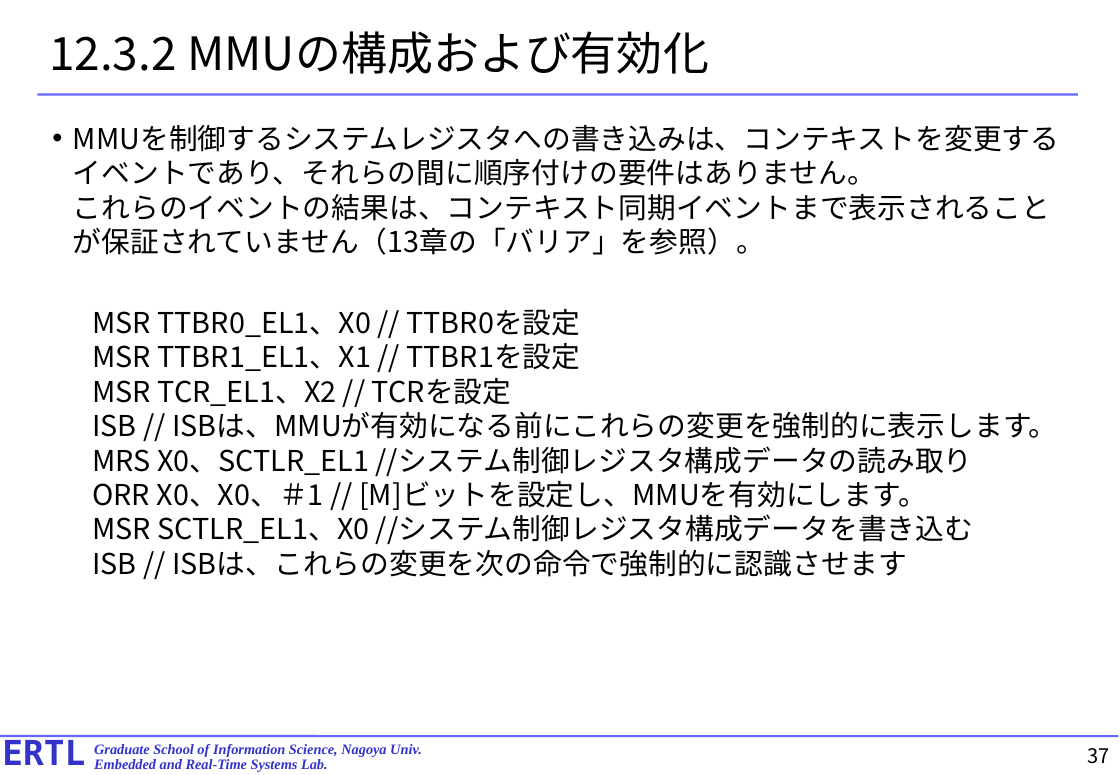
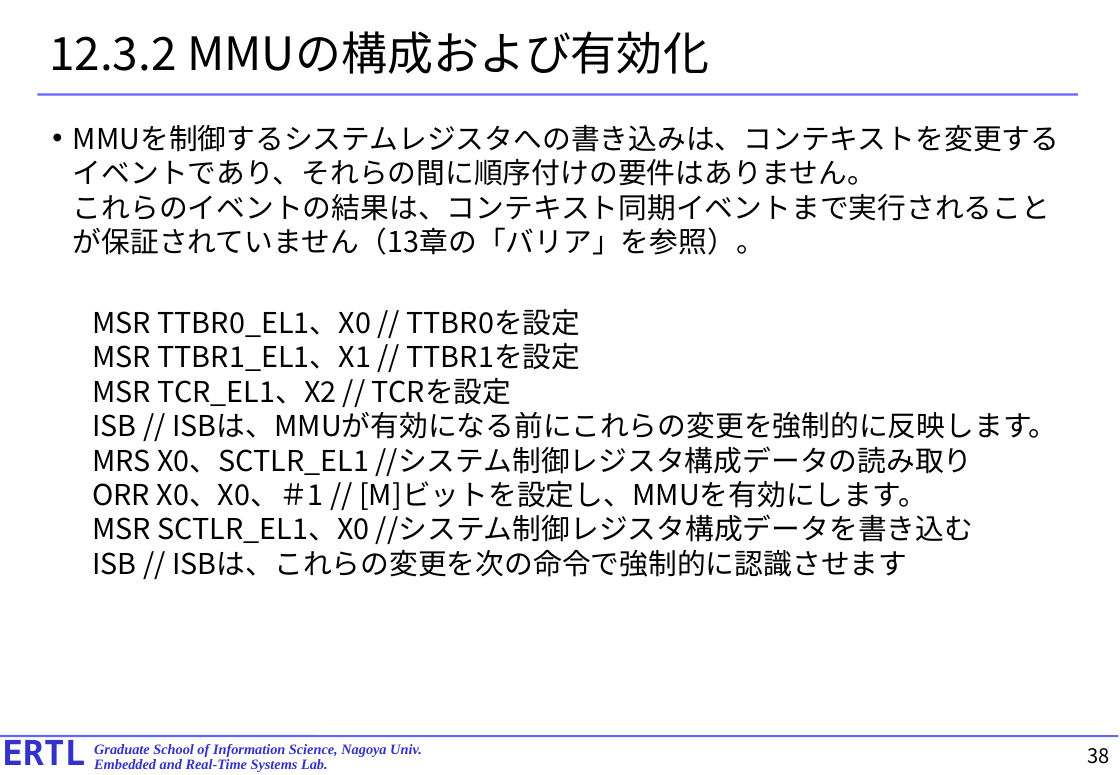
Before and after one commit to exshonda/arm64_basic, a slide deck: slide 38 of text/10.chapter12.pptx (slide 37 before the commit). Drawn at 1120x775 pixels with LibreOffice and Linux fonts; fonts in the diff are those of the drawing. Boxes give left, top, right and bottom in pixels: in the first picture for what was removed or moved away, otherwise in the second. Text is boxed around its words. In the diff, an @@ line names an element or a change of style, - is before the commit and + after.

```diff
--- a/text/10.chapter12.pptx
+++ b/text/10.chapter12.pptx
@@ text at (73, 124, 1059, 577): text changed @@
-• MMUを制御するシステムレジスタへの書き込みは、コンテキストを変更するイベントであり、それらの間に順序付けの要件はありません。
-  これらのイベントの結果は、コンテキスト同期イベントまで表示されることが保証されていません（13章の「バリア」を参照）。
-  MSR TTBR0_EL1、X0 // TTBR0を設定
-  MSR TTBR1_EL1、X1 // TTBR1を設定
-  MSR TCR_EL1、X2 // TCRを設定
-  ISB // ISBは、MMUが有効になる前にこれらの変更を強制的に表示します。
-  MRS X0、SCTLR_EL1 //システム制御レジスタ構成データの読み取り
-  ORR X0、X0、＃1 // [M]ビットを設定し、MMUを有効にします。
-  MSR SCTLR_EL1、X0 //システム制御レジスタ構成データを書き込む
-  ISB // ISBは、これらの変更を次の命令で強制的に認識させます
+• MMUを制御するシステムレジスタへの書き込みは、コンテキストを変更するイベントであり、それらの間に順序付けの要件はありません。
+  これらのイベントの結果は、コンテキスト同期イベントまで実行されることが保証されていません（13章の「バリア」を参照）。
+  MSR TTBR0_EL1、X0 // TTBR0を設定
+  MSR TTBR1_EL1、X1 // TTBR1を設定
+  MSR TCR_EL1、X2 // TCRを設定
+  ISB // ISBは、MMUが有効になる前にこれらの変更を強制的に反映します。
+  MRS X0、SCTLR_EL1 //システム制御レジスタ構成データの読み取り
+  ORR X0、X0、＃1 // [M]ビットを設定し、MMUを有効にします。
+  MSR SCTLR_EL1、X0 //システム制御レジスタ構成データを書き込む
+  ISB // ISBは、これらの変更を次の命令で強制的に認識させます
@@ page number at (1087, 748, 1109, 764): text changed @@
-37
+38
```
Also in this commit, not shown: 31 other slides changed, 1 slide added.
